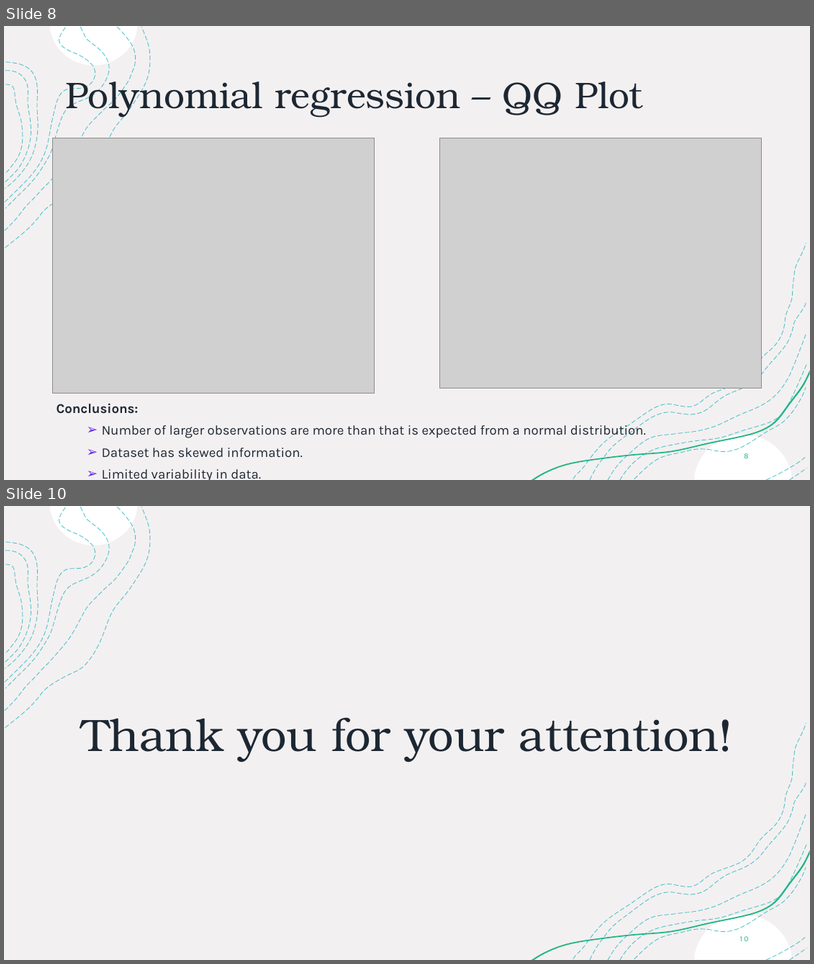
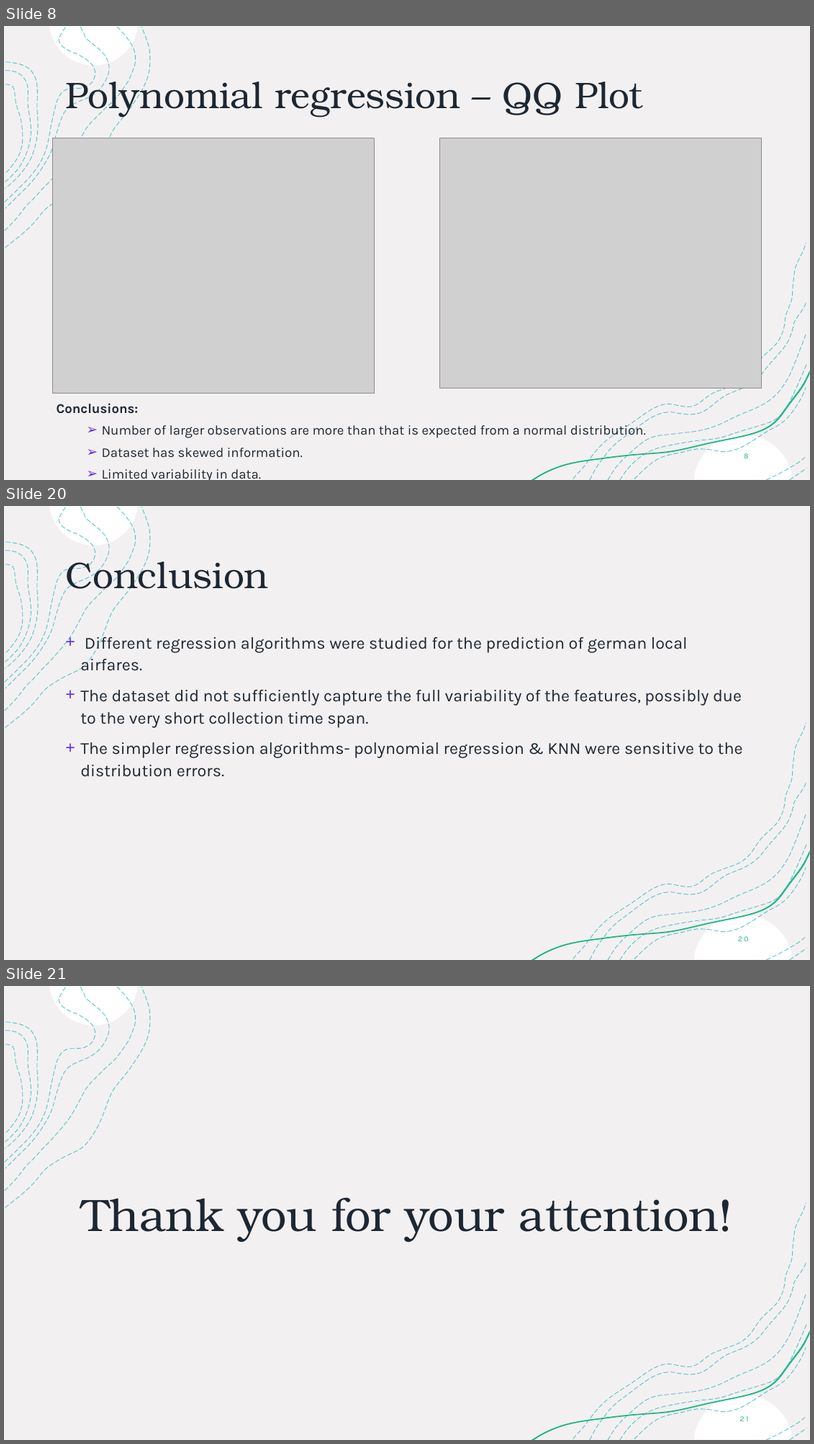
Before and after one commit to joss-thu/MLProj-GermanAirFares, a slide deck: ML-Project.pptx. Shown one above the other, each under a label of ours: slides 8 and 10 before the commit, slides 8, 20 and 21 after it; the slides between them are not shown. The pictures are 814x964 and 814x1444 pixels, drawn with LibreOffice and Linux fonts; fonts in the diff are those of the drawing; grey boxes stand for pictures. Boxes give left, top, right and bottom in pixels: in the first picture for what was removed or moved away, otherwise in the second. Text is boxed around its words. In the diff, an @@ line names an element or a change of style, - is before the commit and + after.

Commit message:
KNN regressor in presentation, points addedin conclusion slide.

```diff
--- a/ML-Project.pptx
+++ b/ML-Project.pptx
@@ slide 20 added at [4,506,810,960], background #FFFFFF; not listed: 18 template elements that a slide beside it also shows @@
@@ title added at [65,554,268,597], 44 pt, text #1C2732 @@
+Conclusion
@@ text added at [80,633,743,777], 20 pt, text #1C2732 @@
++ Different regression algorithms were studied for the prediction of german local airfares.
++ The dataset did not sufficiently capture the full variability of the features, possibly due to the very short collection time span.
++ The simpler regression algorithms- polynomial regression & KNN were sensitive to the distribution errors.
@@ page number added at [738,936,749,941], 9 pt, text #21B782 @@
+20
@@ what was slide 10 is now slide 21 @@
@@ page number at [741,1416,749,1421]: text changed @@
-10
+21
```
Also in this commit, not shown: 1 slide changed, 11 other slides added, 1 slide removed, 2 other files.
